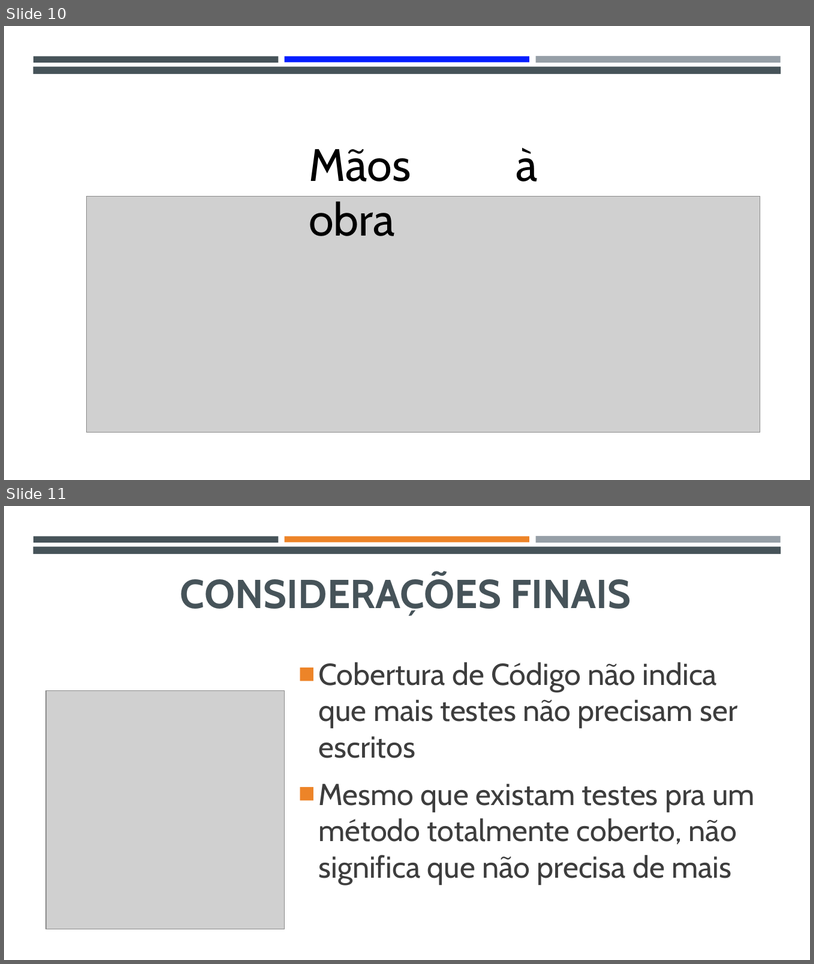
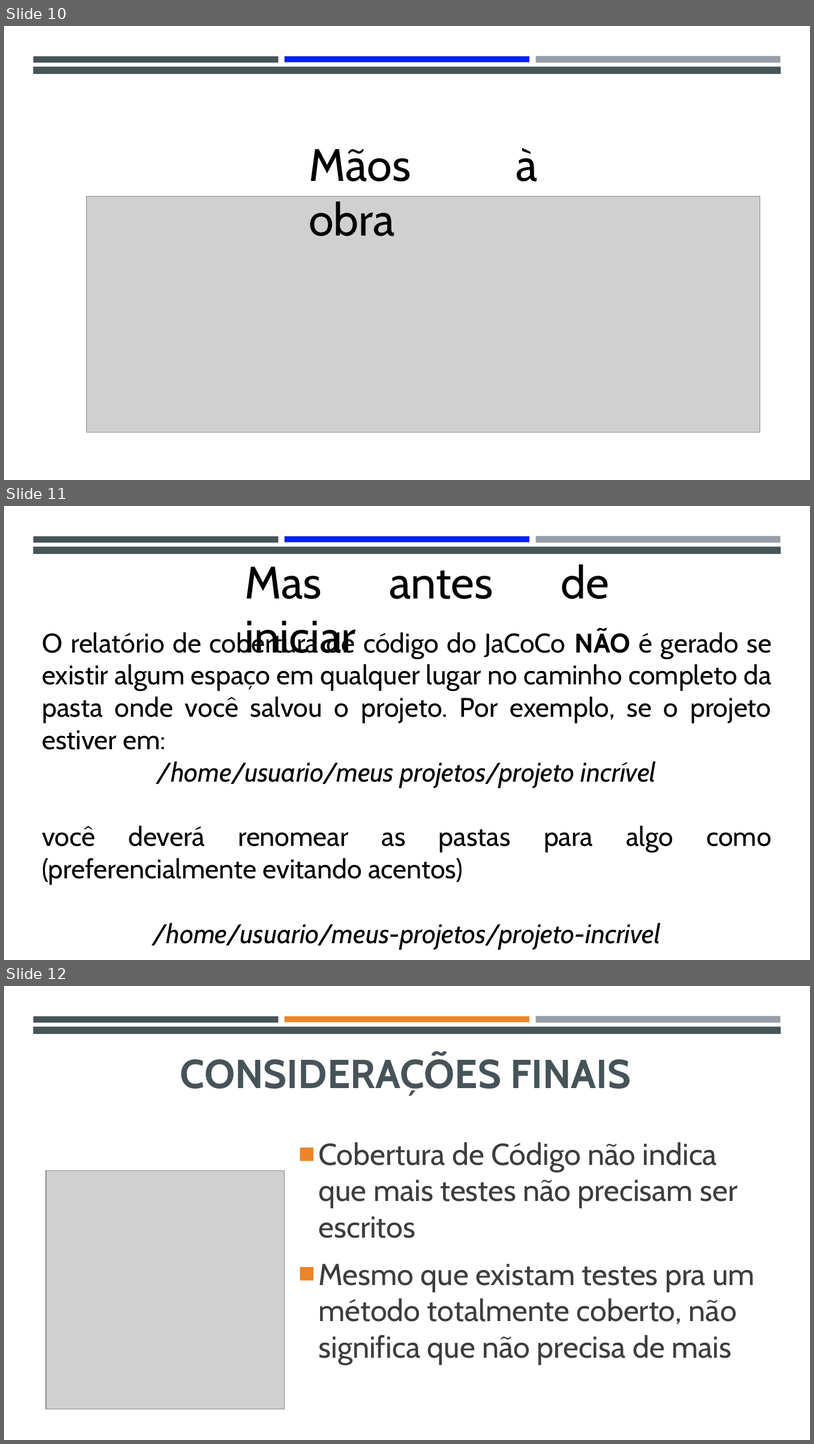
Before and after one commit to manoelcampos/sistema-bancario-java-junit, a slide deck: code-coverage.pptx. Shown one above the other, each under a label of ours: slides 10 and 11 before the commit, slides 10, 11 and 12 after it. The pictures are 814x964 and 814x1444 pixels, drawn with LibreOffice and Linux fonts; fonts in the diff are those of the drawing; grey boxes stand for pictures. Boxes give left, top, right and bottom in pixels: in the first picture for what was removed or moved away, otherwise in the second. Text is boxed around its words. In the diff, an @@ line names an element or a change of style, - is before the commit and + after.

Commit message:
Adiciona informações sobre pasta do projeto JaCoCo
Um dos motivos do erro
"Skipping JaCoCo execution due to missing execution data file"
é a existência de espaços no caminho do projeto.

Adiciona notas no README e no arquivo de slides.

```diff
--- a/code-coverage.pptx
+++ b/code-coverage.pptx
@@ slide 11 added at (x1=4, y1=506, x2=810, y2=960), background #FFFFFF; not listed: 1 template element that a slide beside it also shows @@
@@ rectangle added at (x1=33, y1=536, x2=279, y2=542), fill #465359 @@
@@ rectangle added at (x1=285, y1=536, x2=530, y2=542), fill #061EFF @@
@@ rectangle added at (x1=536, y1=536, x2=781, y2=543), fill #969FA7 @@
@@ rectangle added at (x1=4, y1=554, x2=810, y2=960), fill #FFFFFF @@
@@ text added at (x1=245, y1=564, x2=609, y2=653), 54 pt, text #000000 @@
+Mas antes de iniciar
@@ text added at (x1=42, y1=630, x2=772, y2=949), 32 pt, text #000000 @@
+O relatório de cobertura de código do JaCoCo NÃO é gerado se existir algum espaço em qualquer lugar no caminho completo da pasta onde você salvou o projeto. Por exemplo, se o projeto estiver em:
+/home/usuario/meus projetos/projeto incrível
+você deverá renomear as pastas para algo como (preferencialmente evitando acentos)
+/home/usuario/meus-projetos/projeto-incrivel
@@ what was slide 11 is now slide 12 @@
```
Also in this commit, not shown: 1 other file.
